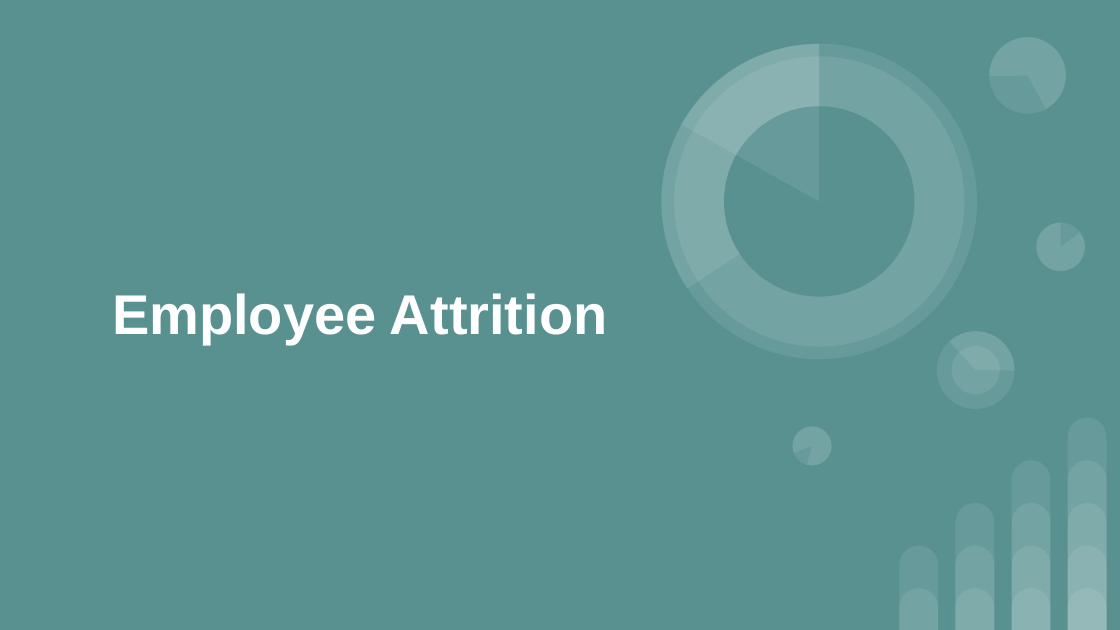
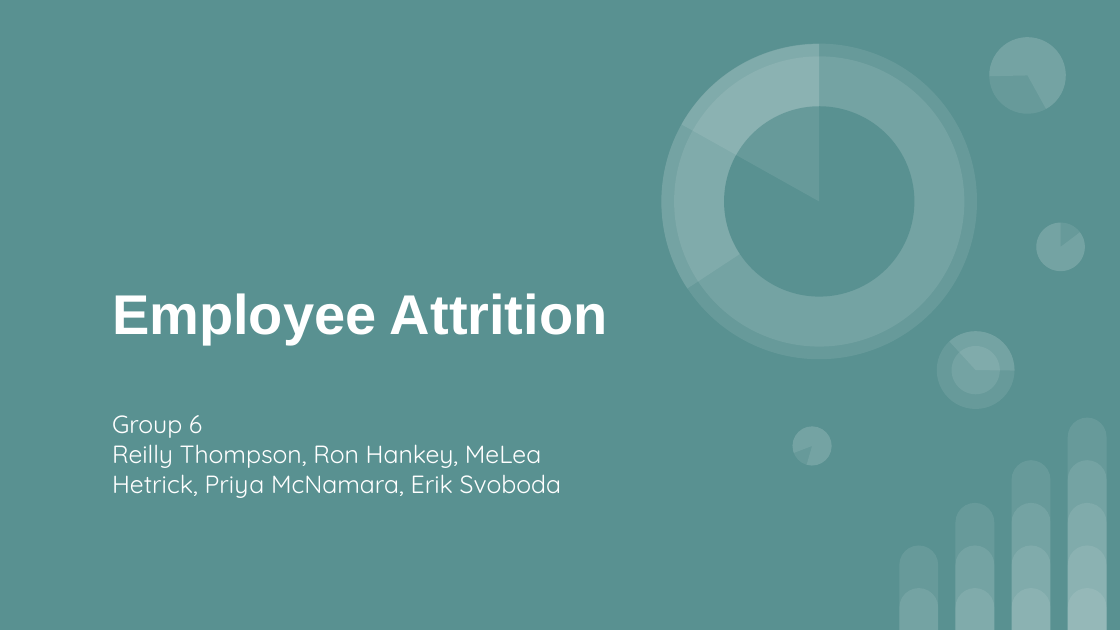
Before and after one commit to lykkelig/Group6_Final_Project, a slide deck: slide 1 of Presentation/Final Project Presentation.pptx (slide 2 before the commit). Drawn at 1120x630 pixels with LibreOffice and Linux fonts; fonts in the diff are those of the drawing. Boxes give left, top, right and bottom in pixels: in the first picture for what was removed or moved away, otherwise in the second. Text is boxed around its words. In the diff, an @@ line names an element or a change of style, - is before the commit and + after.

```diff
--- a/Presentation/Final Project Presentation.pptx
+++ b/Presentation/Final Project Presentation.pptx
@@ subtitle added at [112, 415, 561, 498], 16 pt, text #FFFFFF @@
+Group 6
+Reilly Thompson, Ron Hankey, MeLea Hetrick, Priya McNamara, Erik Svoboda
```
Also in this commit, not shown: 2 other slides changed, 1 slide added, 2 slides removed.
